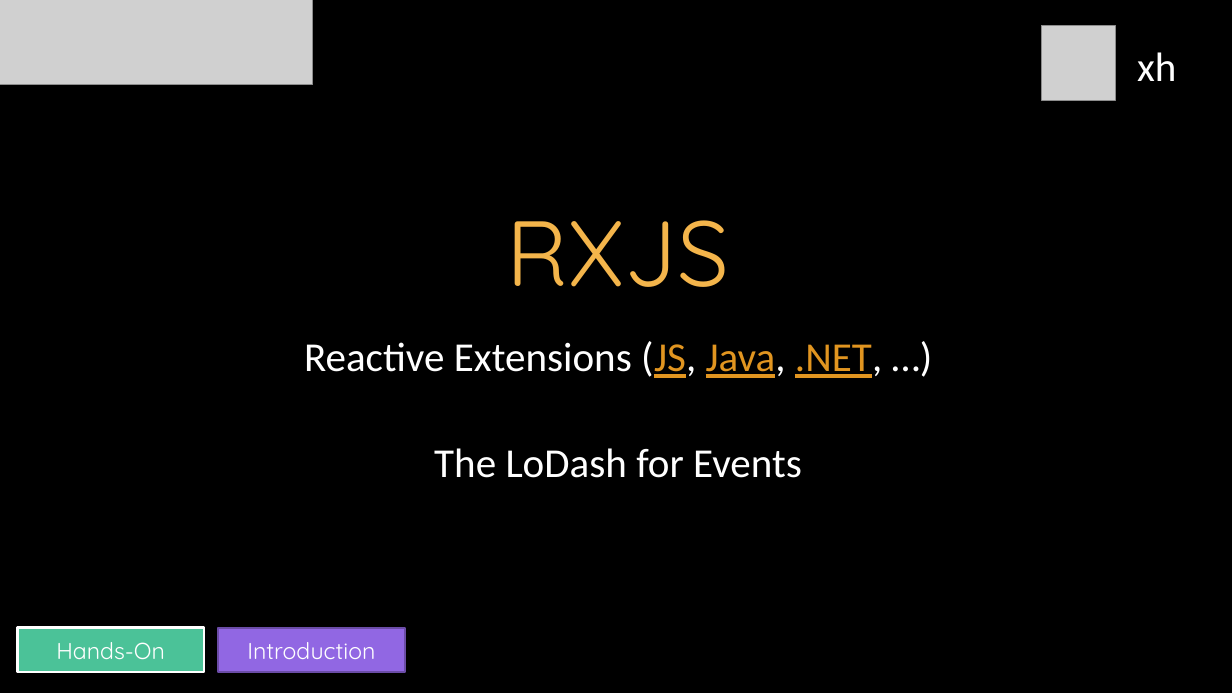
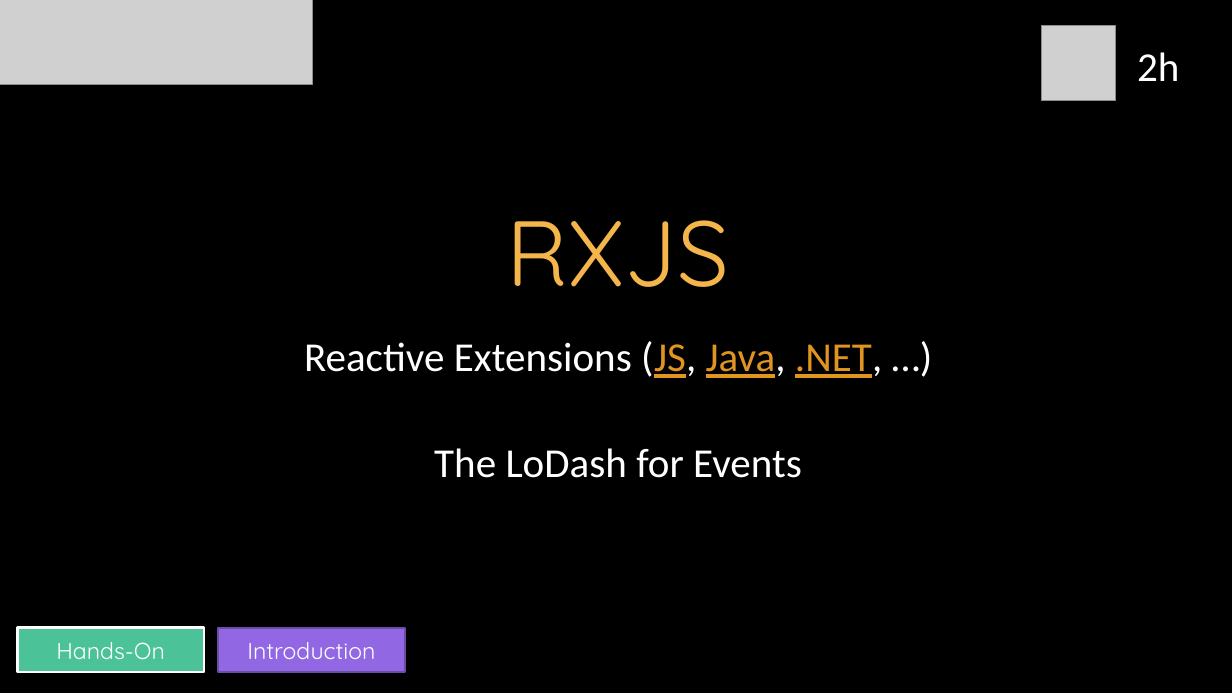
Before and after one commit to itenium-be/RXJS, a slide deck: slide 1 of RXJS.pptx. Drawn at 1232x693 pixels with LibreOffice and Linux fonts; fonts in the diff are those of the drawing; grey boxes stand for pictures; background and template pictures are left out. Boxes give left, top, right and bottom in pixels: in the first picture for what was removed or moved away, otherwise in the second. Text is boxed around its words. In the diff, an @@ line names an element or a change of style, - is before the commit and + after.

Commit message:
update pptx

```diff
--- a/RXJS.pptx
+++ b/RXJS.pptx
@@ text at (1137,52,1179,81): text changed @@
-xh
+2h
```
